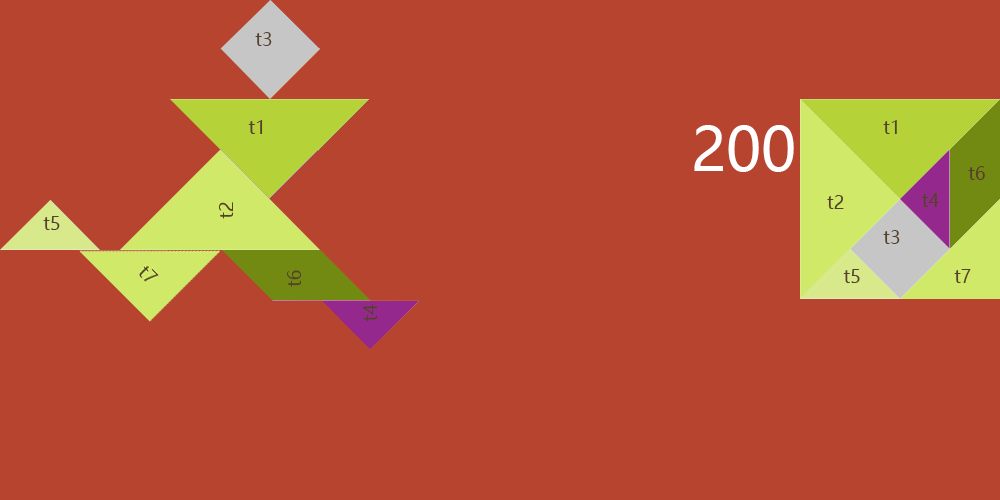
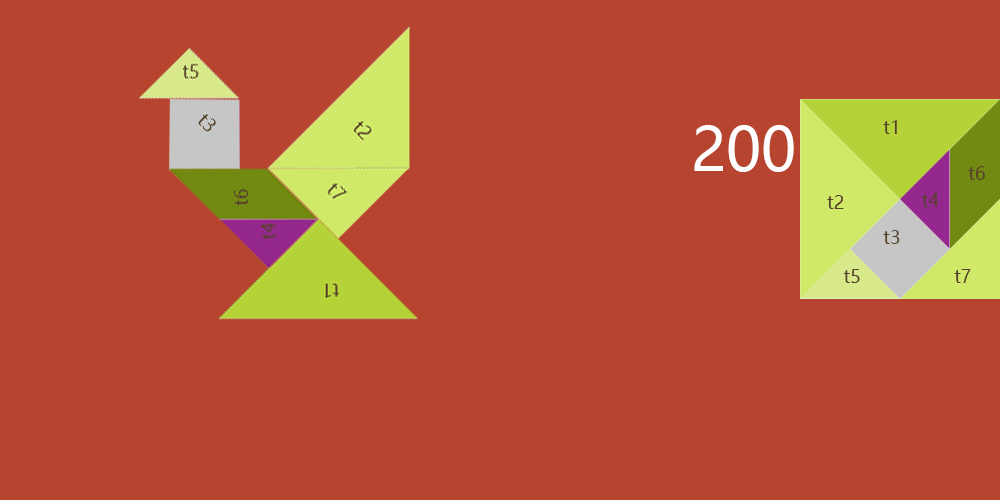
Revision of a layered (1000, 500) image; what changed, layer by layer:
added group "paper-crane" with 7 layers above "boat" over [138, 25, 419, 321]
added layer "t7" (1st of 4, in "paper-crane") in group "paper-crane" over [266, 166, 409, 240]
added layer "t6" (1st of 4, in "paper-crane") in group "paper-crane" over [168, 167, 319, 222]
added layer "t5" (1st of 4, in "paper-crane") in group "paper-crane" over [138, 47, 239, 100]
added layer "t4" (1st of 4, in "paper-crane") in group "paper-crane" over [219, 217, 318, 269]
added layer "t3" (1st of 4, in "paper-crane") in group "paper-crane" over [168, 97, 241, 171]
added layer "t2" (1st of 4, in "paper-crane") in group "paper-crane" over [268, 25, 411, 171]
added layer "t1" (1st of 4, in "paper-crane") in group "paper-crane" over [218, 217, 419, 321]
hid group "runner" (7 layers) over [0, 0, 419, 350]
